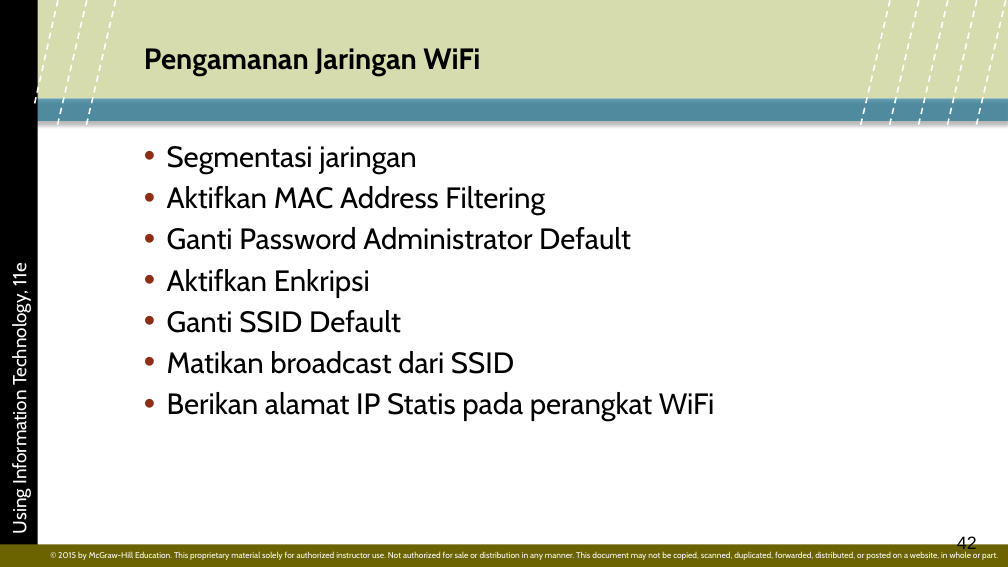
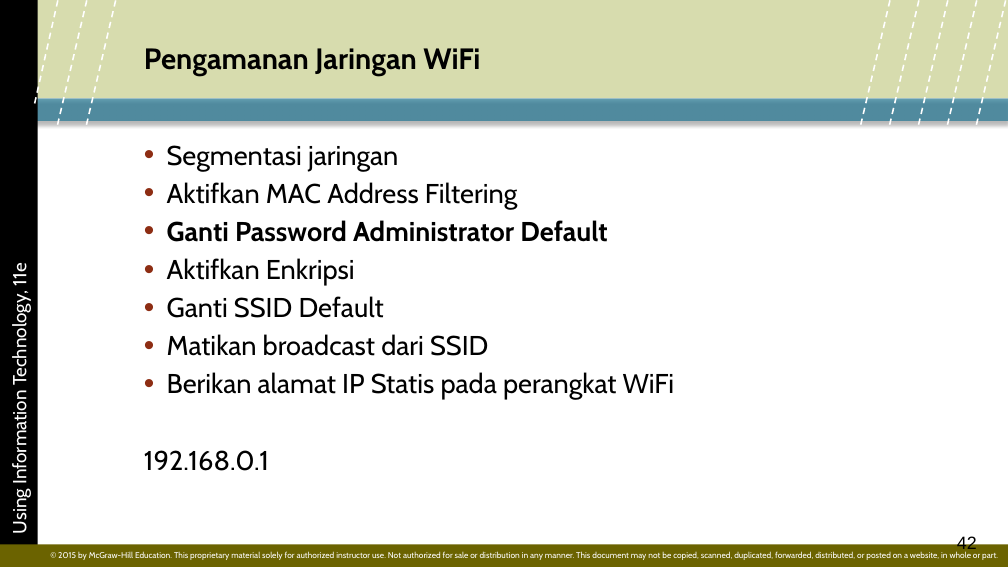
Before and after one commit to rezarzky/ptik24, a slide deck: slide 42 of docs/uploads/w4/Pertemuan ke 4 - Jaringan dan Telekomunikasi - FInal.pptx. Drawn at 1008x567 pixels with LibreOffice and Linux fonts; fonts in the diff are those of the drawing; background and template pictures are left out. Boxes give left, top, right and bottom in pixels: in the first picture for what was removed or moved away, otherwise in the second. Text is boxed around its words. In the diff, an @@ line names an element or a change of style, - is before the commit and + after.

```diff
--- a/docs/uploads/w4/Pertemuan ke 4 - Jaringan dan Telekomunikasi - FInal.pptx
+++ b/docs/uploads/w4/Pertemuan ke 4 - Jaringan dan Telekomunikasi - FInal.pptx
@@ text at [167, 145, 674, 400]: size 28 to 25.9 pt; bold on in "Ganti Password Administrator Default" @@
@@ text at [144, 450, 269, 471]: paragraph added @@
+192.168.0.1
```
Also in this commit, not shown: 8 other files.
